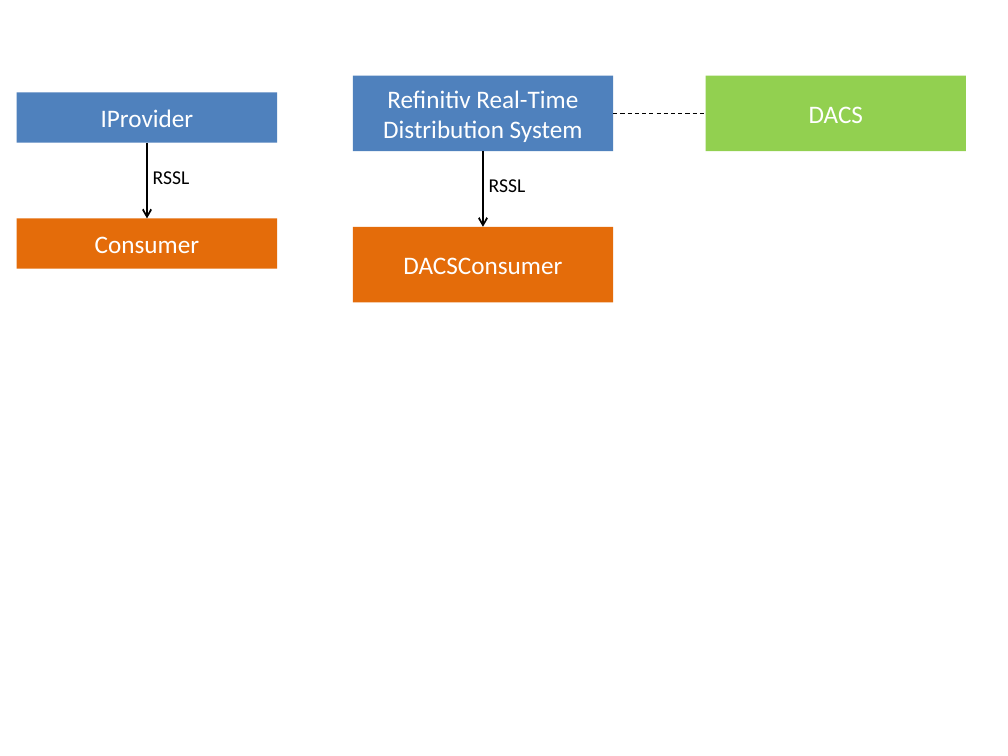
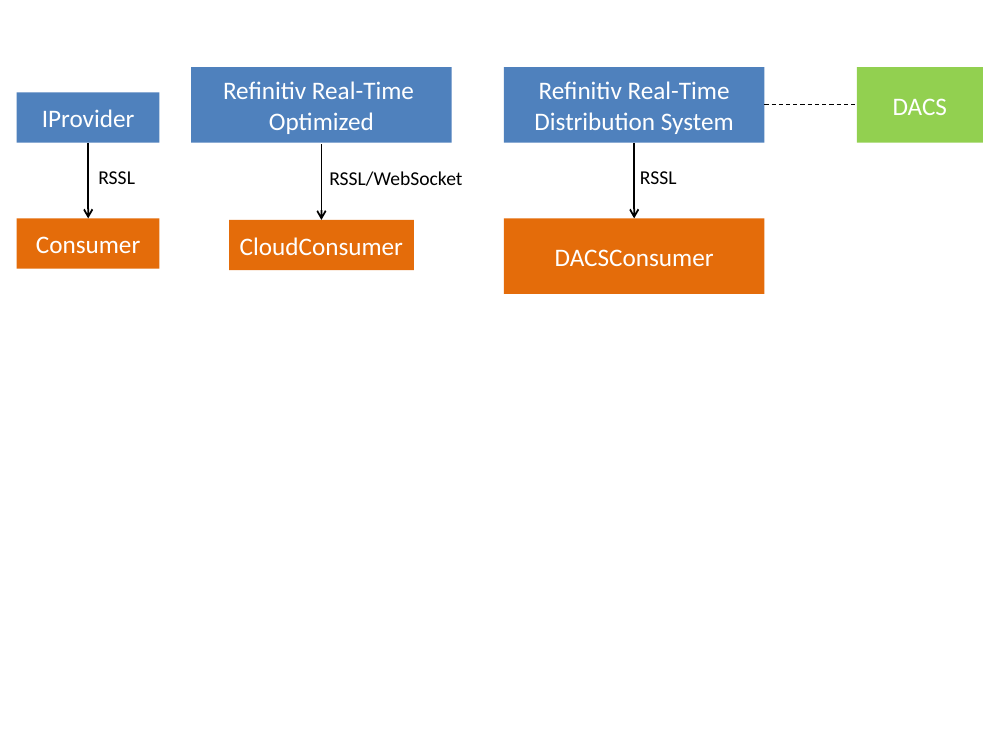
Before and after one commit to LSEG-API-Samples/Article.RTSDK.Java.MavenHowTo, a slide deck: slide 1 of diagram.pptx. Drawn at 1008x756 pixels with LibreOffice and Linux fonts; fonts in the diff are those of the drawing. Boxes give left, top, right and bottom in pixels: in the first picture for what was removed or moved away, otherwise in the second. Text is boxed around its words. In the diff, an @@ line names an element or a change of style, - is before the commit and + after.

```diff
--- a/diagram.pptx
+++ b/diagram.pptx
@@ rectangle "DACS": place and size @@
-rectangle "DACS" at (706,76,966,151)
+rectangle "DACS" at (857,68,983,143)
@@ rectangle "IProvider": place and size @@
-rectangle "IProvider" at (17,93,277,143)
+rectangle "IProvider" at (17,93,160,143)
@@ 2 rectangles, 1 text, 1 arrow, 1 line: place and size @@
-2 rectangles, 1 text, 1 arrow, 1 line at (353,76,706,302)
+2 rectangles, 1 text, 1 arrow, 1 line at (504,68,857,294)
@@ arrow moved from (147, 143) - (147, 219) to (89, 143) - (89, 219) @@
@@ text "RSSL": place and size @@
-text "RSSL" at (153,171,190,184)
+text "RSSL" at (98,171,135,184)
@@ group added at (192,68,462,270): 2 rectangles, 1 arrow, 1 text @@
+CloudConsumer
+Refinitiv Real-Time Optimized
+RSSL/WebSocket
@@ rectangle "Consumer": place and size @@
-rectangle "Consumer" at (17,219,277,269)
+rectangle "Consumer" at (17,219,160,269)
```
Also in this commit, not shown: 6 other files.
